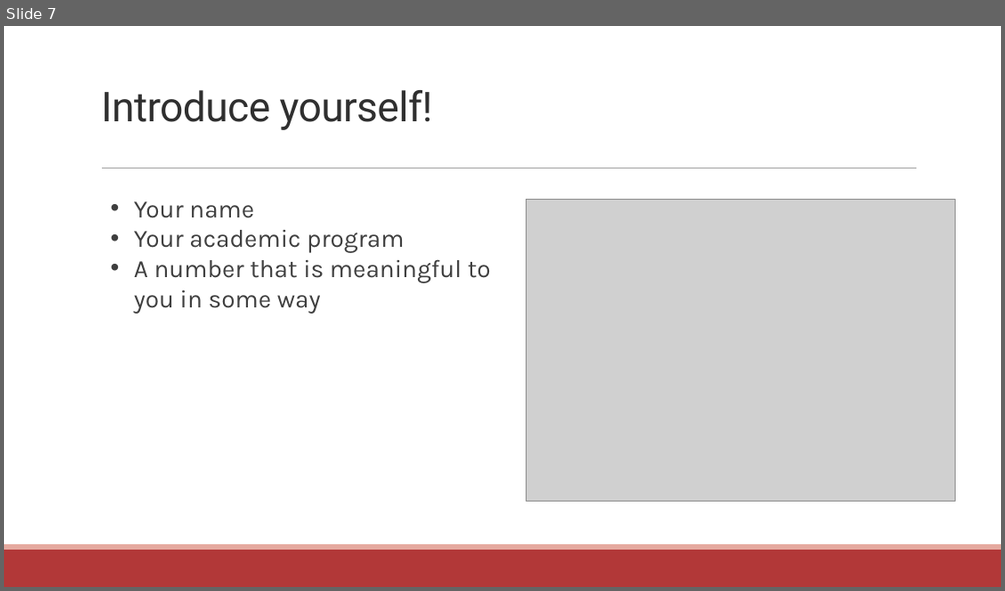
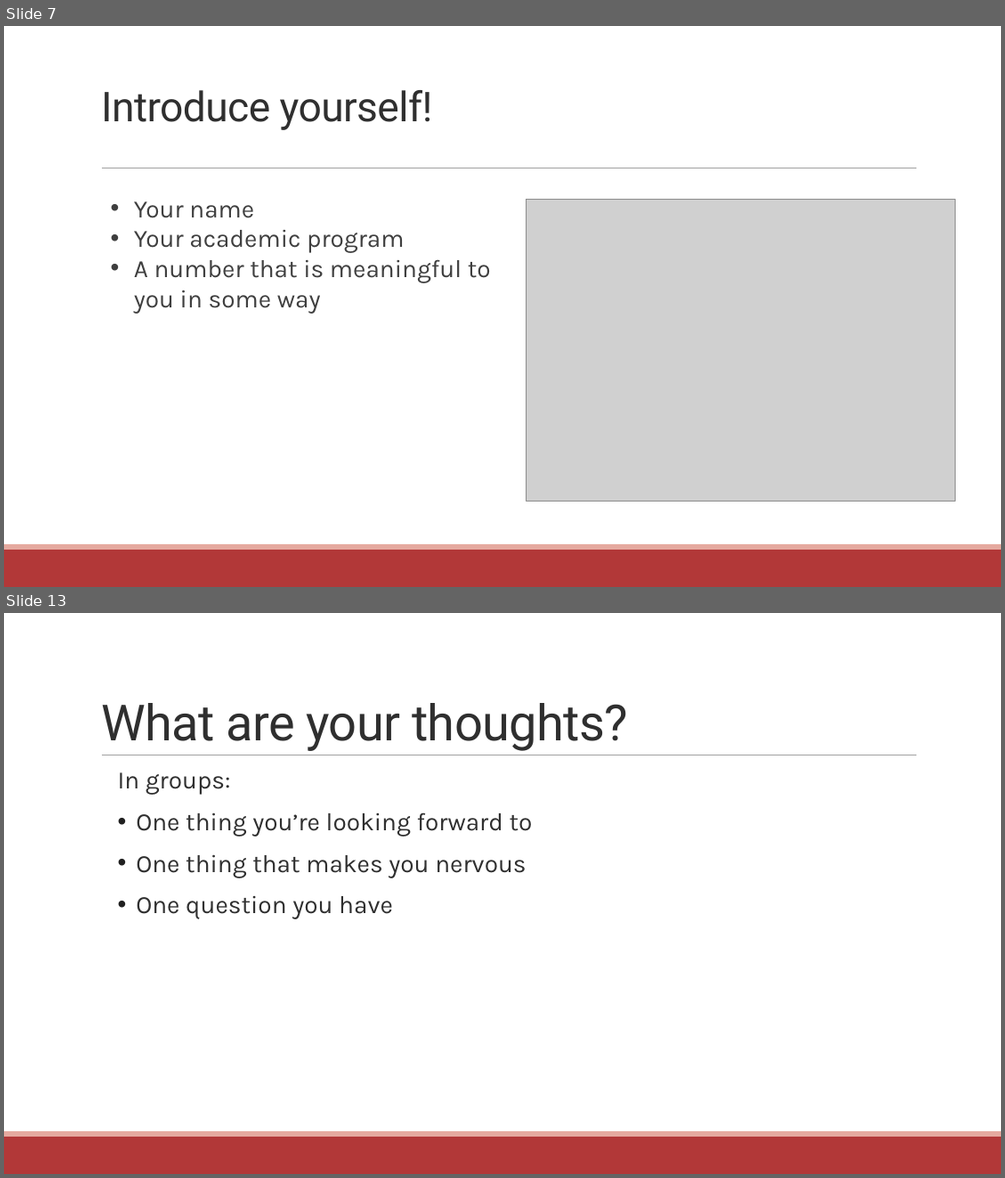
Before and after one commit to communitymaplab/geog4300_datascience, a slide deck: in_class_slides/geog4300_L01-Introductions.pptx. Shown one above the other, each under a label of ours: slide 7 before the commit, slides 7 and 13 after it; the slides between them are not shown. The pictures are 1005x591 and 1005x1178 pixels, drawn with LibreOffice and Linux fonts; fonts in the diff are those of the drawing; grey boxes stand for pictures. Boxes give left, top, right and bottom in pixels: in the first picture for what was removed or moved away, otherwise in the second. Text is boxed around its words. In the diff, an @@ line names an element or a change of style, - is before the commit and + after.

```diff
--- a/in_class_slides/geog4300_L01-Introductions.pptx
+++ b/in_class_slides/geog4300_L01-Introductions.pptx
@@ slide 13 added at (x1=4, y1=613, x2=1001, y2=1174), background #FFFFFF; not listed: 3 template elements that a slide beside it also shows @@
@@ title added at (x1=101, y1=703, x2=628, y2=751), 48 pt, text #2F2F2F @@
+What are your thoughts?
@@ text added at (x1=118, y1=772, x2=533, y2=919), 24 pt, text #2F2F2F @@
+In groups:
+• One thing you’re looking forward to
+• One thing that makes you nervous
+• One question you have
```
Also in this commit, not shown: 5 slides changed, 5 other slides added, 18 slides removed, 1 other file.
